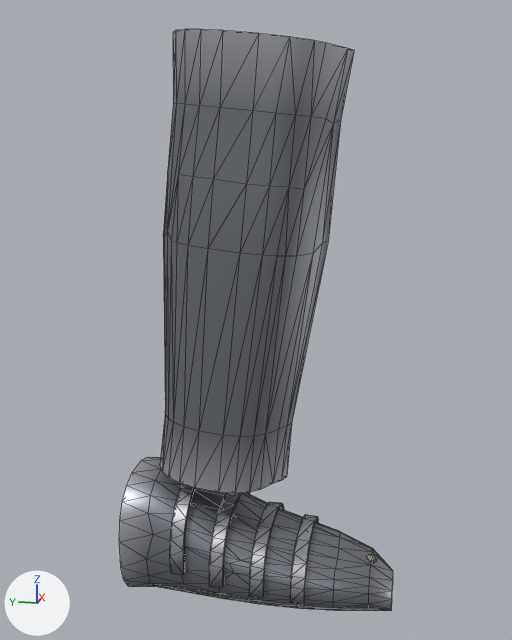
An edit to the glTF model www/proto3d/models/beth/equipment/generic_male/generic_male_plate_boot_L_lod1.glb, drawn before and after from the same camera.
Both versions are drawn from a 50 mm lens placed at (-0.475, -0.175, 0.406), pointed at (0.112, -0.058, 0.259). Every picture has the same lights, and +X, +Y and +Z are marked at lower left. The older version comes first. Mesh edges are drawn as thin lines. Vertices at exactly the same position are counted once.

The older version as bpy lines, for what is in view:
```python
me_boot_l_001 = bpy.data.meshes.new('boot_L.001')
me_boot_l_001.from_pydata(...)  # 881 vertices, 1658 faces; spans x 0.045..0.171, y -0.185..0.055, z 0.0..0.491
me_boot_l_001.materials.append(mat_armor_steel_008)
ob_boot_l_lod1 = bpy.data.objects.new('boot_L_lod1', me_boot_l_001)
ob_boot_l_lod1.location = (0.0, 0.0, 0.0)
```
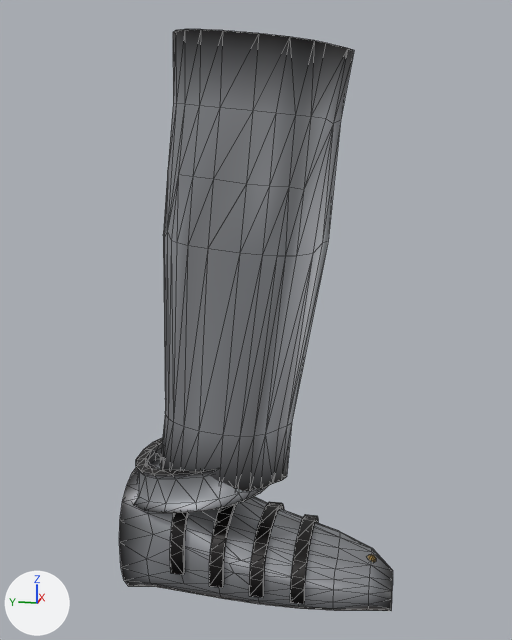
The change, as a list of edits to the scene's bpy script:
```text
Change me_boot_l_001:
    used by ob_boot_l_lod1; location = (0.0, 0.0, 0.0)
    remove me_boot_l_001.from_pydata(...)  # 881 vertices, 1658 faces; spans x 0.045..0.171, y -0.185..0.055, z 0.0..0.491
    add me_boot_l_001.from_pydata(...)  # 1025 vertices, 1946 faces; spans x 0.045..0.175, y -0.185..0.057, z 0.0..0.491
    me_boot_l_001 part 1: a new loose piece of 160 vertices spanning x 0.047..0.175, y -0.077..0.057, z 0.094..0.145, in mat_armor_steel_008
    me_boot_l_001 part 2
    28 vertices are removed from x 0.067..0.155, y -0.185..0.055, z 0.0..0.122
    118 faces are deleted
    14 vertices are added at x 0.07..0.152, y -0.185..0.055, z 0.0..0.122
    90 new faces join them
    me_boot_l_001 part 3: 1429 kept faces spanning x 0.045..0.171, y -0.185..0.055, z 0.0..0.491 get new vertex colours
    other edits to the shape of me_boot_l_001 do not show in these pictures
```

Pixel boxes [x1, y1, x2, y2] of what changed, in the pictures (512 x 640 px; the box of a moved part takes in the faces that stretch with it):
part 1 of me_boot_l_001, added: after [133, 437, 270, 513]
part 2 of me_boot_l_001, moved or reshaped: before [132, 503, 318, 598]; after [134, 503, 318, 598]
part 3 of me_boot_l_001, recoloured: [119, 29, 393, 611] in both
